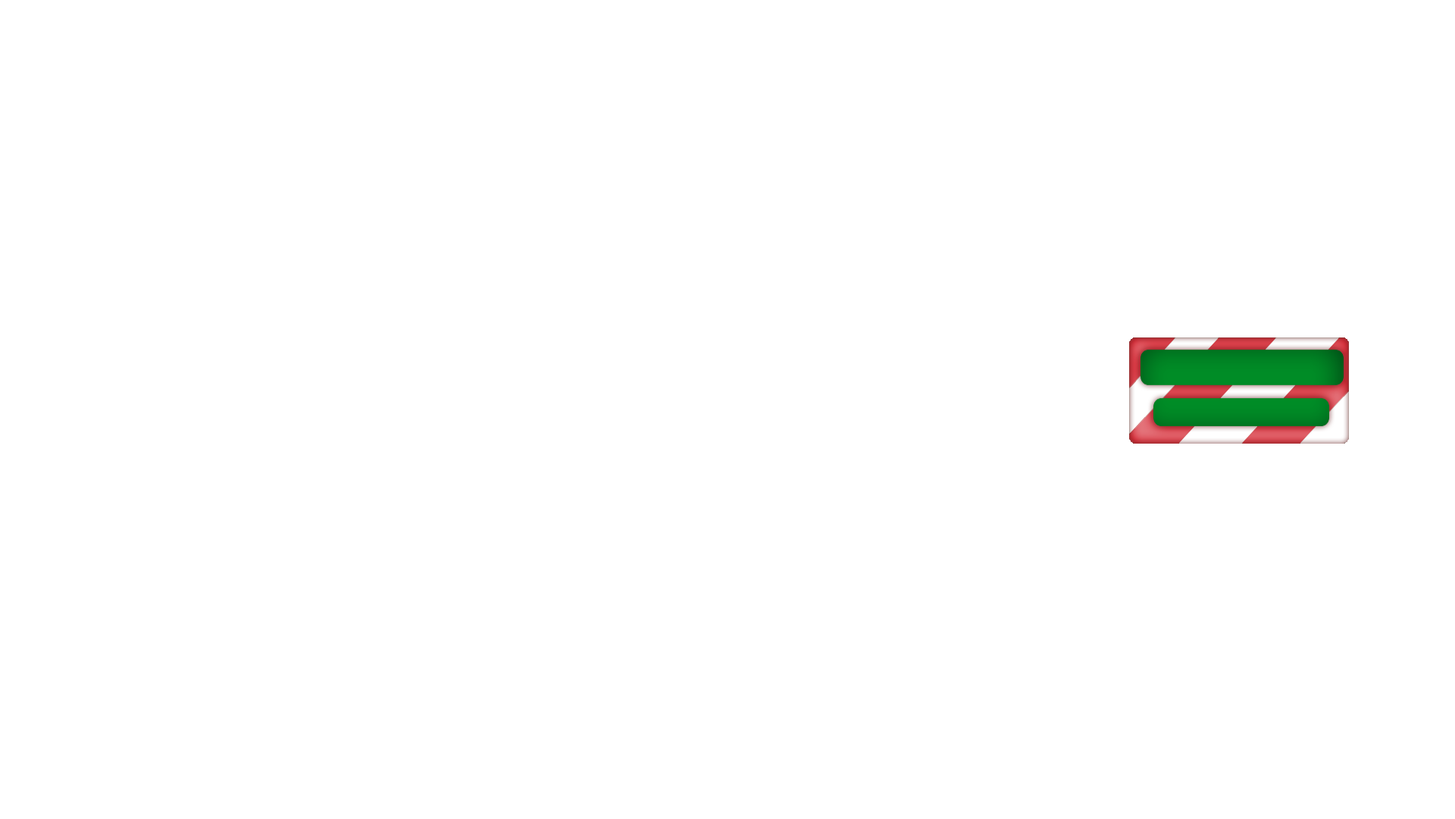
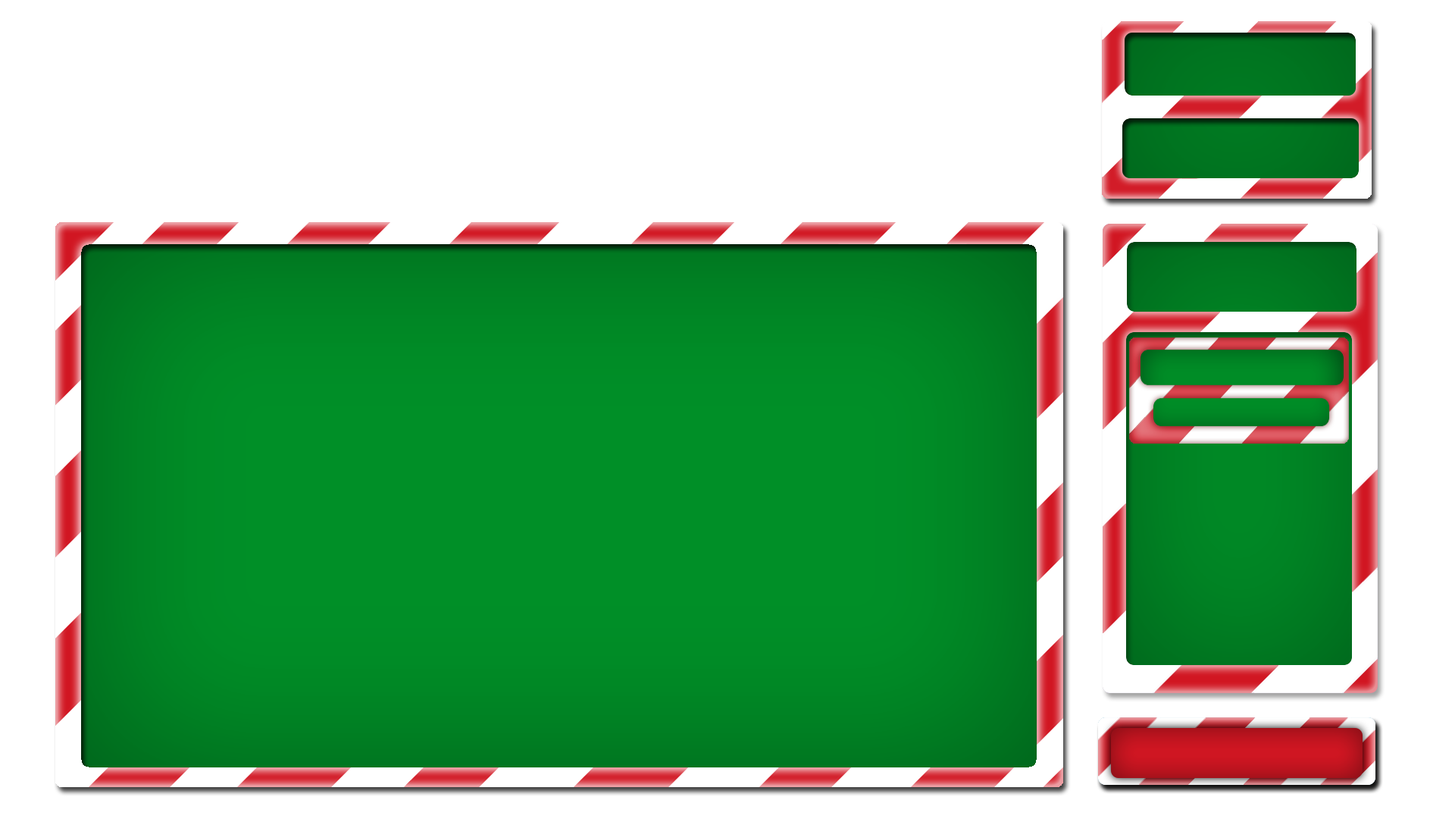
Revision of a layered 1455x819 image; what changed, layer by layer:
showed group "ExitButton" (3 layers) over [1096,717,1384,794]
showed group "PlayerName" (2 layers) over [1102,21,1372,199]
showed group "MainMenu" (2 layers) over [55,222,1064,787]
showed group "FriendsPanel" (2 layers) over [1102,223,1379,693]
